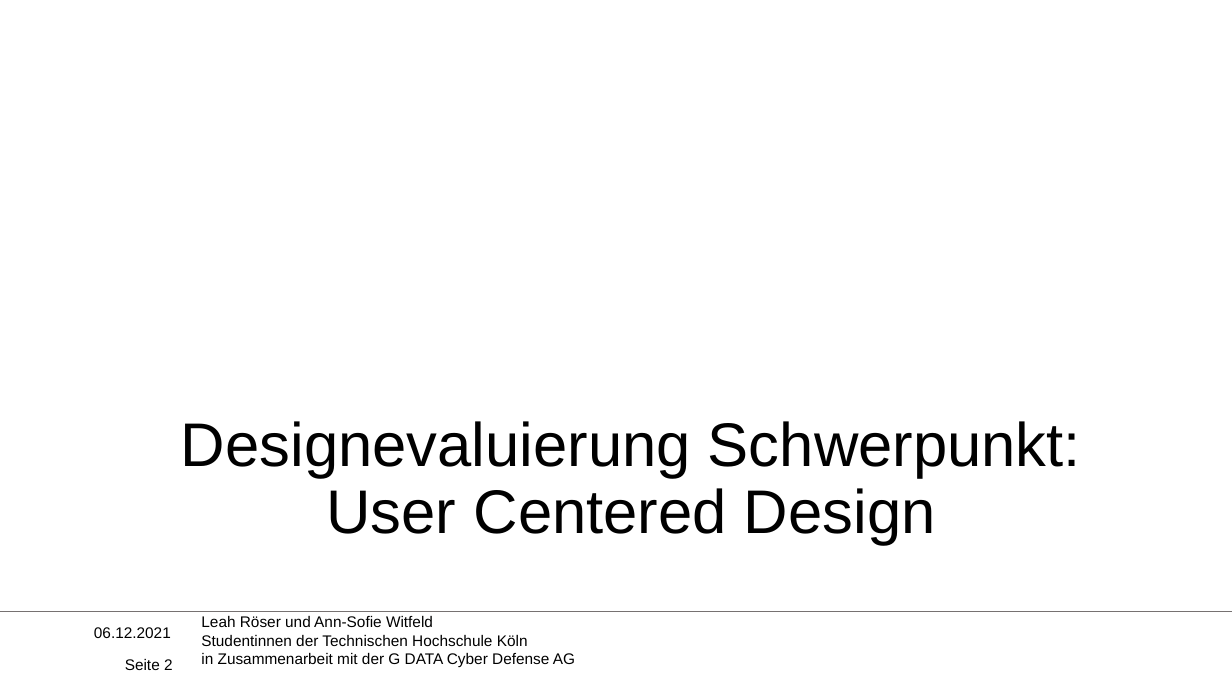
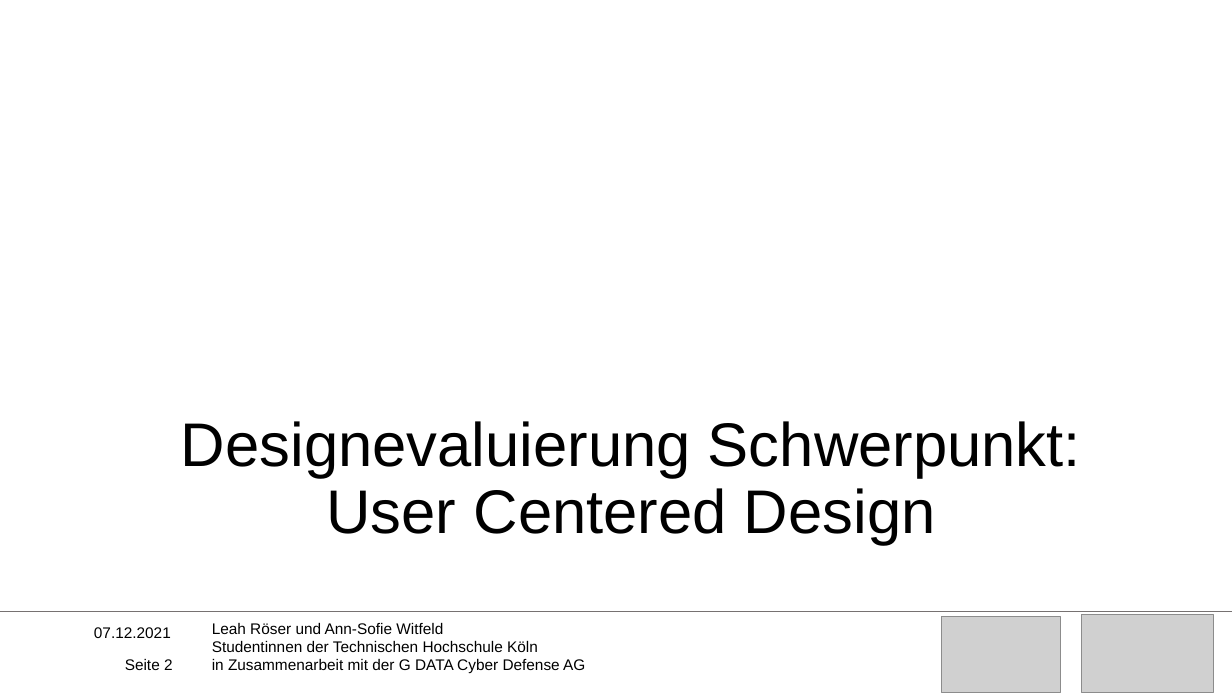
Before and after one commit to Miroeser/Praxisprojekt2021, a slide deck: slide 1 of Praesentation/Designevaluierung Schwerpunkt.pptx. Drawn at 1232x693 pixels with LibreOffice and Linux fonts; fonts in the diff are those of the drawing; grey boxes stand for pictures; background and template pictures are left out. Boxes give left, top, right and bottom in pixels: in the first picture for what was removed or moved away, otherwise in the second. Text is boxed around its words. In the diff, an @@ line names an element or a change of style, - is before the commit and + after.

```diff
--- a/Praesentation/Designevaluierung Schwerpunkt.pptx
+++ b/Praesentation/Designevaluierung Schwerpunkt.pptx
@@ text at (94,627,171,638): text changed @@
-06.12.2021
+07.12.2021
@@ text "Leah Röser und Ann-Sofie Witfeld": place and size @@
-text "Leah Röser und Ann-Sofie Witfeld" at (201,616,575,667)
+text "Leah Röser und Ann-Sofie Witfeld" at (212,623,585,674)
@@ picture added at (942,616,1061,692) @@
@@ picture added at (1082,615,1214,692) @@
```
Also in this commit, not shown: 30 other slides changed, 1 slide added, 4 other files.
